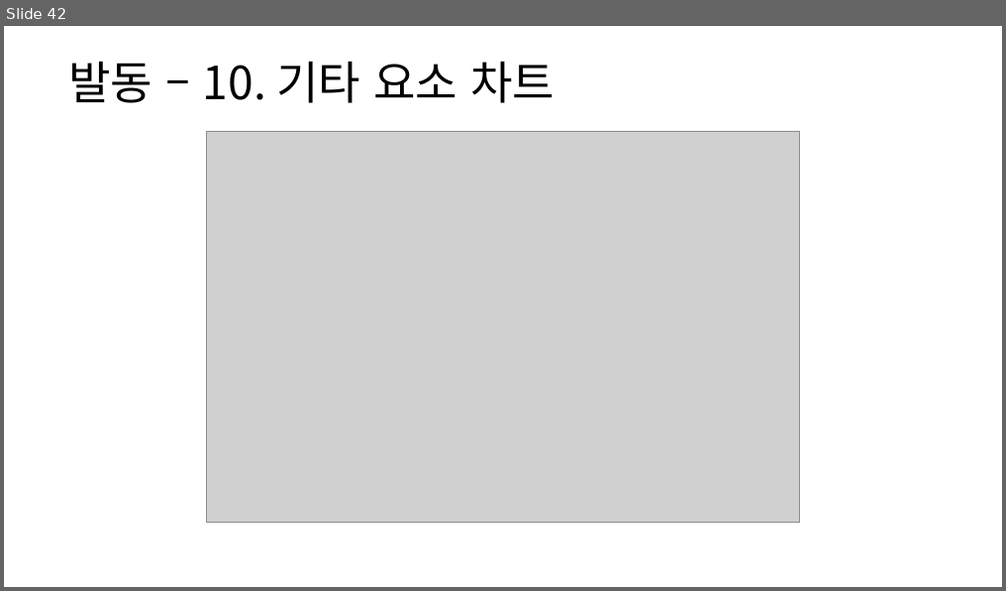
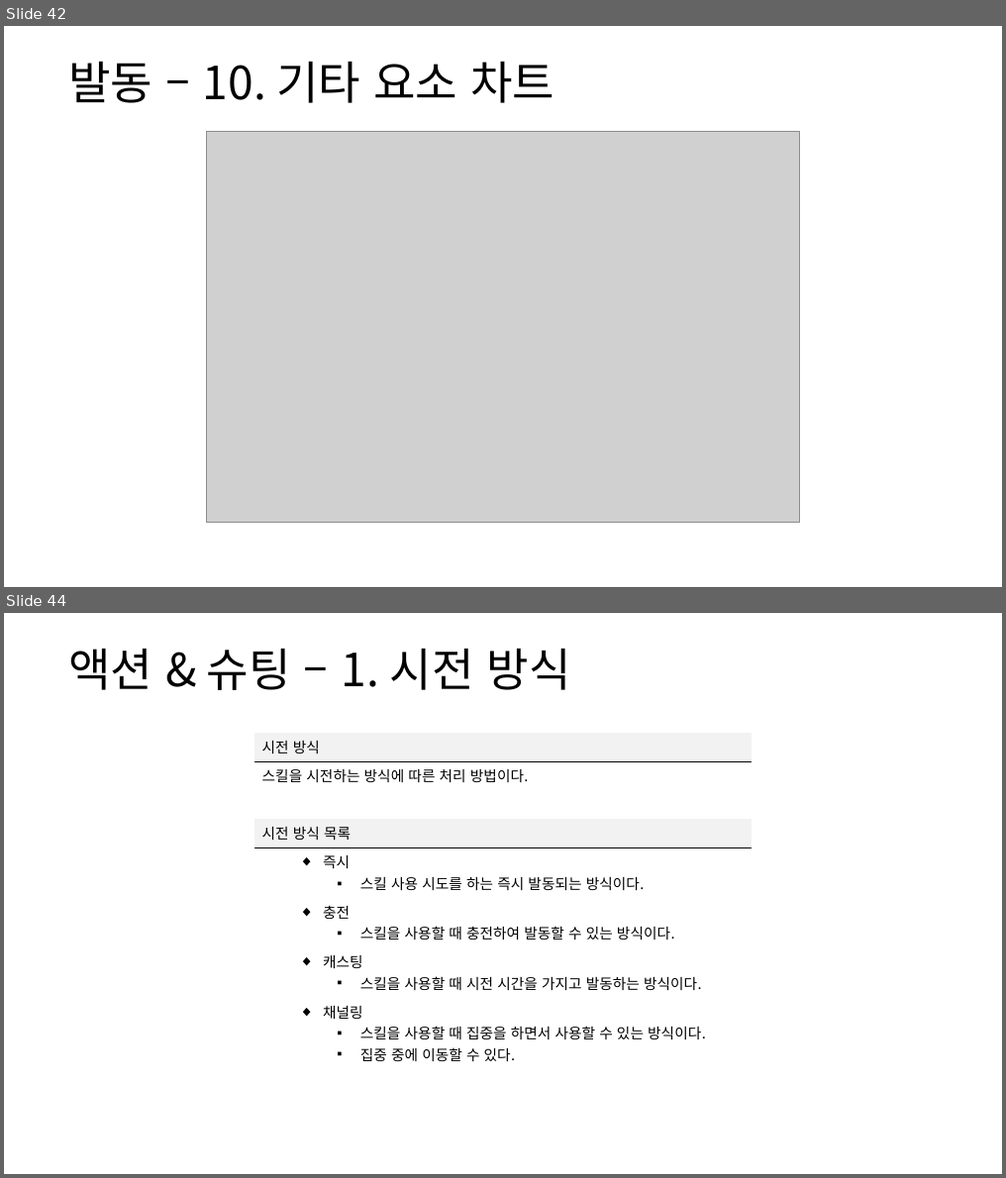
Before and after one commit to yjk0401/unityenginebasic_9th, a slide deck: 기획/방랑엽사전/스킬 시스템 기획서.pptx. Shown one above the other, each under a label of ours: slide 42 before the commit, slides 42 and 44 after it; the slides between them are not shown. The pictures are 1006x591 and 1006x1178 pixels, drawn with LibreOffice and Linux fonts; fonts in the diff are those of the drawing; grey boxes stand for pictures. Boxes give left, top, right and bottom in pixels: in the first picture for what was removed or moved away, otherwise in the second. Text is boxed around its words. In the diff, an @@ line names an element or a change of style, - is before the commit and + after.

```diff
--- a/기획/방랑엽사전/스킬 시스템 기획서.pptx
+++ b/기획/방랑엽사전/스킬 시스템 기획서.pptx
@@ slide 44 added at [4, 613, 1002, 1174], background #FFFFFF @@
@@ text added at [68, 648, 571, 690], 44 pt, text #000000 @@
+액션 & 슈팅 – 1. 시전 방식
@@ table added at [254, 733, 751, 1065], 8 rows, 1 columns @@
+시전 방식
+스킬을 시전하는 방식에 따른 처리 방법이다.
+
+시전 방식 목록
+즉시 / 스킬 사용 시도를 하는 즉시 발동되는 방식이다.
+충전 / 스킬을 사용할 때 충전하여 발동할 수 있는 방식이다.
+캐스팅 / 스킬을 사용할 때 시전 시간을 가지고 발동하는 방식이다.
+채널링 / 스킬을 사용할 때 집중을 하면서 사용할 수 있는 방식이다. / 집중 중에 이동할 수 있다.
```
Also in this commit, not shown: 8 other slides added.
